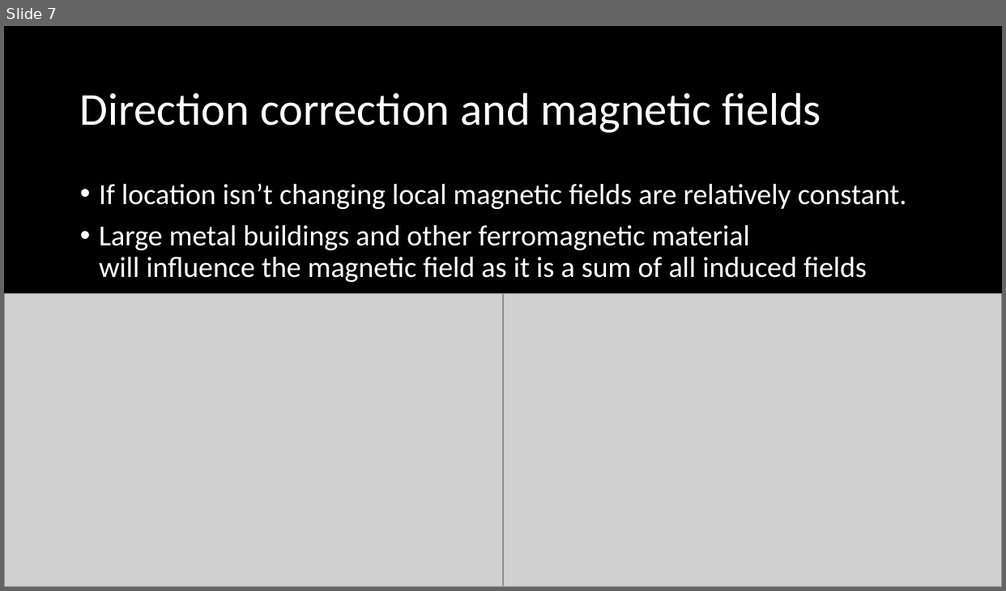
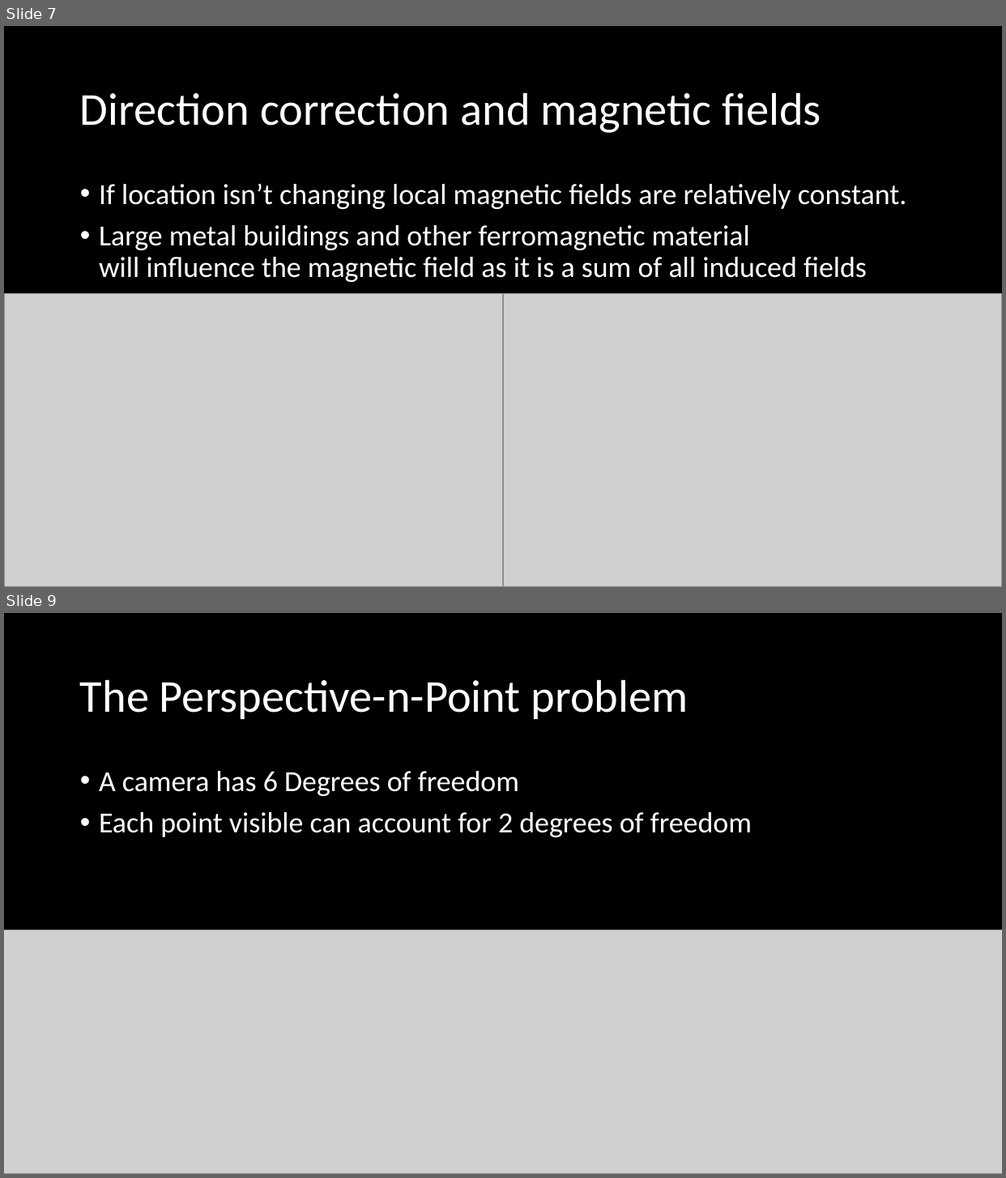
Before and after one commit to haelmic3/Graphics2, a slide deck: slides/Chapter 9.pptx. Shown one above the other, each under a label of ours: slide 7 before the commit, slides 7 and 9 after it; the slides between them are not shown. The pictures are 1006x591 and 1006x1178 pixels, drawn with LibreOffice and Linux fonts; fonts in the diff are those of the drawing; grey boxes stand for pictures. Boxes give left, top, right and bottom in pixels: in the first picture for what was removed or moved away, otherwise in the second. Text is boxed around its words. In the diff, an @@ line names an element or a change of style, - is before the commit and + after.

Commit message:
Slides 9 update 2

```diff
--- a/slides/Chapter 9.pptx
+++ b/slides/Chapter 9.pptx
@@ slide 9 added at (x1=4, y1=613, x2=1002, y2=1174), background #000000 @@
@@ title added at (x1=80, y1=679, x2=688, y2=719), 44 pt, text #FFFFFF @@
+The Perspective-n-Point problem
@@ text added at (x1=99, y1=771, x2=752, y2=837), 28 pt, text #FFFFFF @@
+• A camera has 6 Degrees of freedom
+• Each point visible can account for 2 degrees of freedom
@@ picture added at (x1=4, y1=931, x2=1002, y2=1174) @@
```
Also in this commit, not shown: 5 other slides added.
